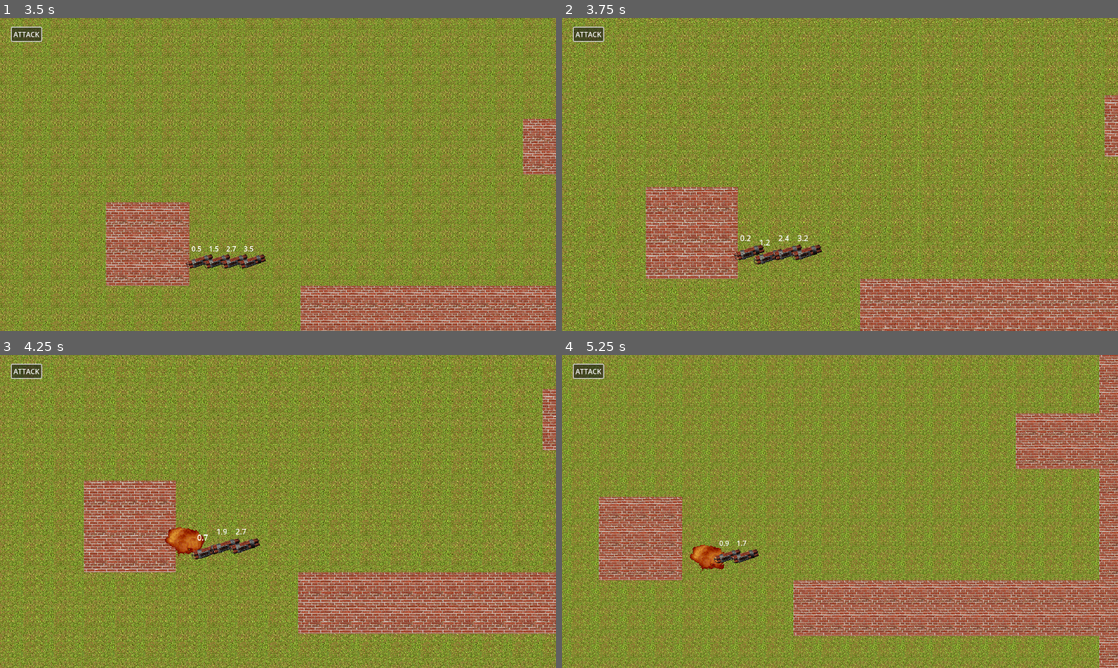
Above: before the commit, frames 1-4 (two rows, left to right).
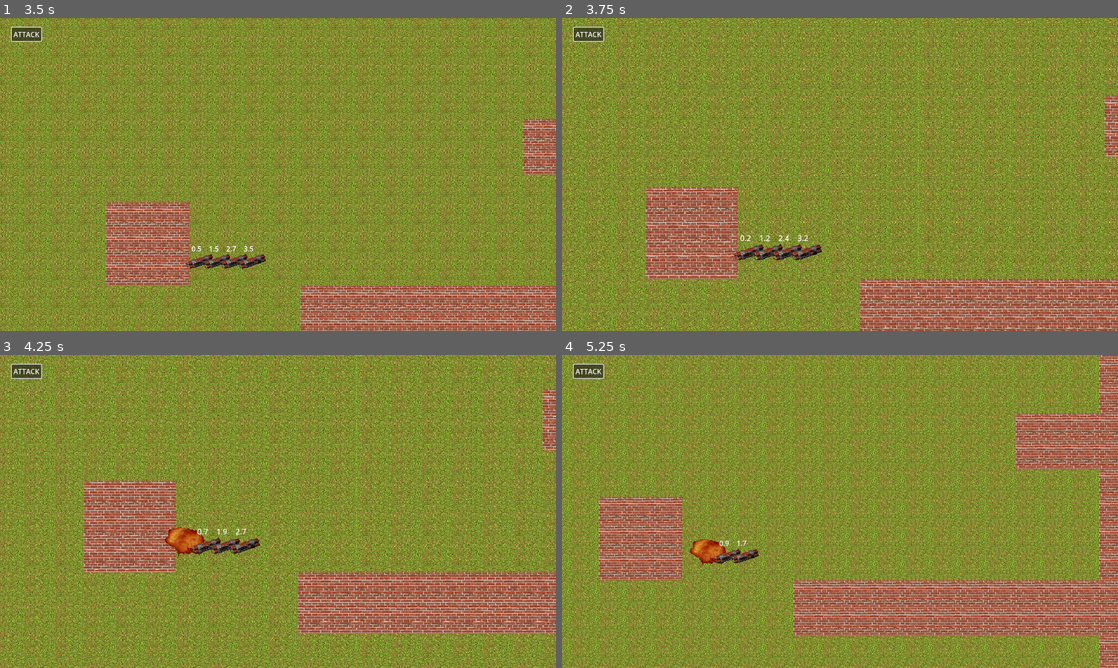
Above: after the commit, the same moments.

Repository: MaxWesterlund/Combombo
Game: Godot game, scene res://Scenes/Menus/Menu.tscn
Two runs of this game, one before a commit and one after it. Both use one fixed random seed, a clock stepped at 60 frames per second and the inputs below.
Inputs (mouse positions are in pixels of both pictures, inside the frame that each line leads up to):
- Up to frame 1 (3.5 s): click (266, 187) at 0.5 s; click (127, 124) at 1.27 s; click "ATTACK" at 2 s; move the mouse to (227, 262) at 2.77 s; press the mouse at (227, 262) at 2.78 s; hold D (move_right) from 2.78 s (still down)
- Up to frame 2 (3.75 s): move the mouse to (762, 262) at 3.52 s; release D (move_right) at 3.53 s; release the mouse at (762, 262) at 3.53 s; hold S (move_down) from 3.53 s (still down); tap Mouse wheel up (zoom_in) at 3.6 s; click (762, 262) at 3.67 s
- Up to frame 3 (4.25 s): keep holding S (move_down)
- Up to frame 4 (5.25 s): move the mouse to (767, 552) at 4.27 s; release S (move_down) at 4.28 s; hold D (move_right) 4.28-5.03 s; tap Mouse wheel down (zoom_out) at 4.35 s; click (767, 552) at 4.42 s; move the mouse to (734, 539) at 5.02 s; hold W (move_up) from 5.03 s (still down); click (734, 539) at 5.1 s

Frame 1 is identical in both runs. In frame 2, 0.2% of the frame differs, in the area x 34-40%, y 69-79%; in frame 3, 0.2%; in frame 4, 0.4%, in the area x 23-30%, y 58-70%.
Error after the commit: Trying to assign value of type 'PackedScene' to a variable of type 'RigidBody2D'. (res://Scripts/bomb_mover.gd:29)

Commit message:
warnings fixade

Diff:
--- a/Scenes/Menus/level_panel.gd
+++ b/Scenes/Menus/level_panel.gd
@@ -4,9 +4,9 @@
 
 var game_scene = preload("res://Scenes/main.tscn")
 
-func display_level(image: Image, name: String):
+func display_level(image: Image, level_name: String):
 	level_image = image
-	get_node("MarginContainer/CenterContainer/GridContainer/Label").text = name
+	get_node("MarginContainer/CenterContainer/GridContainer/Label").text = level_name
 	get_node("MarginContainer/CenterContainer/GridContainer/TextureRect").texture = ImageTexture.create_from_image(level_image)
 
 func _on_button_pressed():
--- a/Scenes/Menus/level_select.gd
+++ b/Scenes/Menus/level_select.gd
@@ -49,12 +49,12 @@
 				add_level("res://Levels/" + file_name.replace(".import", ""), name_exp.search(file_name).get_string(), true)
 			file_name = dir.get_next()
 
-func add_level(path: String, name: String, builtin: bool):
+func add_level(path: String, level_name: String, builtin: bool):
 	var image = load(path) if builtin else Image.load_from_file(path)
 	if image == null:
 		return
 	var instance = level_panel.instantiate()
-	instance.display_level(image, name)
+	instance.display_level(image, level_name)
 	if builtin:
 		get_node("ScrollContainer/CenterContainer/VBoxContainer/GridContainerBuiltin").add_child(instance)
 	else:
--- a/Scenes/bombo.gd
+++ b/Scenes/bombo.gd
@@ -29,7 +29,7 @@
 	explosion.animation_finished.connect(on_animation_finished)
 	freeze = true
 
-func _process(delta):
+func _process(_delta):
 	if not timer.is_stopped():
 		explode_time = timer.time_left
 	time_text.text = "%.1f" % explode_time
@@ -57,7 +57,6 @@
 
 func can_reach_player():
 	var pp =  Globals.player_position
-	var d = position - pp
 
 	var space_state = get_world_2d().direct_space_state
 
@@ -70,7 +69,7 @@
 	visible = false
 	Events.bomb_exploded_finished_animation.emit(self)
 
-func _on_input_event(viewport, event: InputEvent, shape_idx):
+func _on_input_event(_viewport, event: InputEvent, _shape_idx):
 	if event.is_action_pressed("pick_bomb"):
 		if !Utils.is_mouse_over_ui(get_global_mouse_position()):
 			Events.bomb_press.emit(self)
--- a/Scenes/goal_area.gd
+++ b/Scenes/goal_area.gd
@@ -1,7 +1,7 @@
 extends Area2D
 
-func _on_body_entered(body):
+func _on_body_entered(_body):
 	Globals.parts_of_player_in_goal += 1
 
-func _on_body_exited(body):
+func _on_body_exited(_body):
 	Globals.parts_of_player_in_goal -= 1
--- a/Scenes/map_generator.gd
+++ b/Scenes/map_generator.gd
@@ -45,9 +45,9 @@
 				goal_area_node.get_node("CollisionShape2D").shape.size = tile_set.tile_size
 				add_child(goal_area_node)
 	if has_start:
-		var player = player.instantiate()
-		player.position = pp
-		add_child(player)
+		var instance = player.instantiate()
+		instance.position = pp
+		add_child(instance)
 		Events.spawn_player.emit(pp)
 
 func atlas_coords_from_color(color: Color) -> Vector2i:
--- a/Scenes/player.gd
+++ b/Scenes/player.gd
@@ -42,8 +42,3 @@
 		max_distance_multiplier
 	)
 	apply_force(direction * size * distance_multiplier)
-
-func _on_body_entered(body):
-	#print("enter")
-	#print(body)
-	pass
--- a/Scripts/bomb_mover.gd
+++ b/Scripts/bomb_mover.gd
@@ -11,21 +11,21 @@
 	Events.bomb_press.connect(handle_bomb_press)
 	Events.attack.connect(on_attack)
 
-func _process(delta):
+func _process(_delta):
 	if bomb_moving:
 		bomb_moving.position = get_global_mouse_position() + bomb_delta
 		if Input.is_action_just_released("pick_bomb"):
 			handle_bomb_release()
 
-func spawn_bomb(position: Vector2):
+func spawn_bomb(pos: Vector2):
 	var instance = bomb.instantiate()
-	instance.position = position
+	instance.position = pos
 	add_child(instance)
 
-func handle_bomb_press(bomb: RigidBody2D):
+func handle_bomb_press(bomb_rb: RigidBody2D):
 	if bomb_moving == null:
 		CursorUpdater.is_holding = true
-		bomb.reparent(get_node("/root/Main/MapGenerator"))
+		bomb_rb.reparent(get_node("/root/Main/MapGenerator"))
 		bomb_moving = bomb
 		bomb_delta = bomb.position - get_global_mouse_position()
 	bomb_moving.freeze = true
@@ -37,8 +37,8 @@
 		bomb_moving = null
 
 func on_attack():
-	for bomb in get_tree().get_nodes_in_group("Bombs"):
-		bomb.reparent(get_node("/root/Main/MapGenerator"))
+	for b in get_tree().get_nodes_in_group("Bombs"):
+		b.reparent(get_node("/root/Main/MapGenerator"))
 		if bomb_moving != null:
 			bomb_moving.freeze = false
 		bomb_moving = null
--- a/Scripts/cursor_updater.gd
+++ b/Scripts/cursor_updater.gd
@@ -9,7 +9,7 @@
 var last_is_holding = false
 var is_holding = false
 
-func _process(delta):
+func _process(_delta):
 	if Input.is_action_just_pressed("pick_bomb"):
 		Input.set_custom_mouse_cursor(cursor_click)
 		last_click_time = Time.get_ticks_msec()
